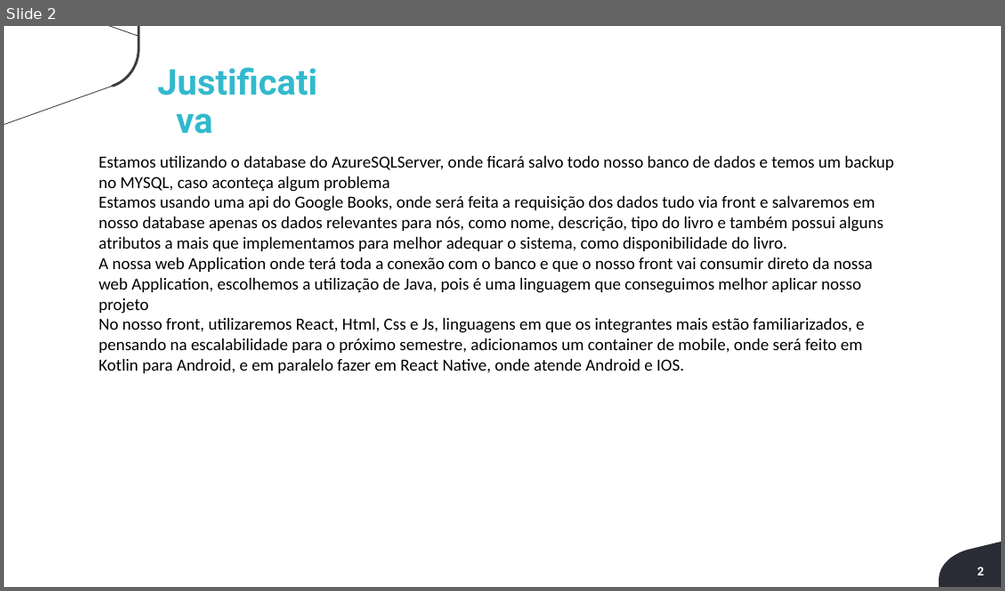
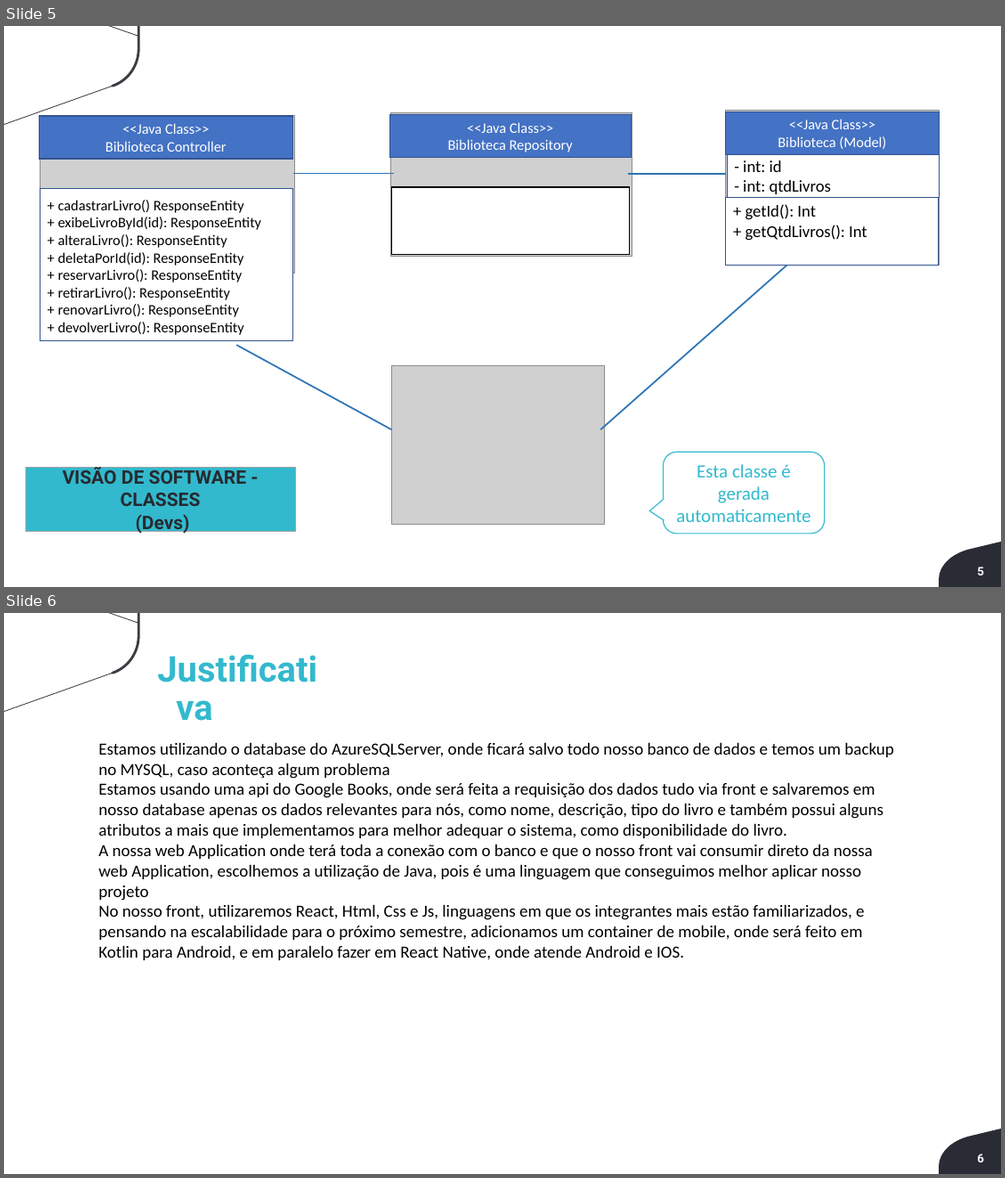
Before and after one commit to Luis-Silva80/grupo05-adsa, a slide deck: Documentação/EngenhariaDeSoftware/Arquitetura/ArquiteturaSoftware.pptx. Shown one above the other, each under a label of ours: slide 2 before the commit, slides 5 and 6 after it. The pictures are 1005x591 and 1005x1178 pixels, drawn with LibreOffice and Linux fonts; fonts in the diff are those of the drawing; grey boxes stand for pictures; background and template pictures are left out. Boxes give left, top, right and bottom in pixels: in the first picture for what was removed or moved away, otherwise in the second. Text is boxed around its words. In the diff, an @@ line names an element or a change of style, - is before the commit and + after.

```diff
--- a/Documentação/EngenhariaDeSoftware/Arquitetura/ArquiteturaSoftware.pptx
+++ b/Documentação/EngenhariaDeSoftware/Arquitetura/ArquiteturaSoftware.pptx
@@ slide 5 added at box(4, 26, 1001, 587), background #FFFFFF; not listed: 2 template elements that a slide beside it also shows @@
@@ rectangle added at box(39, 116, 293, 159), fill #4472C4, outline #325491 1 pt, 14 pt, text #FFFFFF @@
+<<Java Class>>
+Biblioteca Controller
@@ picture added at box(40, 115, 295, 273) @@
@@ text added at box(48, 123, 209, 151), 14 pt, text #FFFFFF, bold @@
+<<Java Class>>
+Biblioteca Controller
@@ picture added at box(390, 112, 632, 257) @@
@@ rectangle added at box(390, 114, 631, 157), fill #4472C4, outline #325491 1 pt, 14 pt, text #FFFFFF @@
+<<Java Class>>
+Biblioteca Repository
@@ picture added at box(726, 110, 938, 265) @@
@@ rectangle added at box(726, 111, 938, 154), fill #4472C4, outline #325491 1 pt, 14 pt, text #FFFFFF @@
+<<Java Class>>
+Biblioteca (Model)
@@ text added at box(732, 119, 875, 149), 14 pt, text #FFFFFF, bold @@
+<<Java Class>>
+Biblioteca (Model)
@@ rectangle added at box(727, 155, 938, 197), fill #FFFFFF, outline #325491 1 pt, 16 pt, text #000000 @@
+- int: id
+- int: qtdLivros
@@ line added from (293, 174) to (394, 174), #2E75B6 1.5 pt @@
@@ line added from (628, 174) to (726, 174), #2E75B6 1.5 pt @@
@@ rectangle added at box(40, 188, 292, 341), fill #FFFFFF, outline #325491 1 pt @@
@@ text added at box(51, 200, 169, 230), 12 pt, text #FFFFFF @@
+Database
+[Container: SQL Server]
@@ text added at box(58, 200, 261, 335), 14 pt, text #000000 @@
++ cadastrarLivro() ResponseEntity
++ exibeLivroById(id): ResponseEntity
++ alteraLivro(): ResponseEntity
++ deletaPorId(id): ResponseEntity
++ reservarLivro(): ResponseEntity
++ retirarLivro(): ResponseEntity
++ renovarLivro(): ResponseEntity
++ devolverLivro(): ResponseEntity
@@ rectangle added at box(391, 187, 629, 255), fill #FFFFFF, outline #000000 1 pt @@
@@ rectangle added at box(726, 197, 938, 265), fill #FFFFFF, outline #325491 1 pt @@
@@ text added at box(745, 204, 867, 240), 16 pt, text #000000 @@
++ getId(): Int
++ getQtdLivros(): Int
@@ line added from (600, 430) to (795, 257), #2E75B6 1.5 pt @@
@@ line added from (236, 345) to (391, 430), #2E75B6 1.5 pt @@
@@ picture added at box(391, 365, 605, 524) @@
@@ rounded speech box added at box(663, 451, 825, 533), outline #32B9CD 1 pt, 18 pt, text #32B9CD @@
+Esta classe é gerada automaticamente
@@ rectangle added at box(25, 467, 295, 532), fill #32B9CD, outline #A5A5A5 0.5 pt, 18 pt, text #272A30, bold @@
+VISÃO DE SOFTWARE - CLASSES
+(Devs)
@@ page number added at box(977, 566, 984, 575), 11.4 pt, text #FFFFFF, bold @@
+5
@@ what was slide 2 is now slide 6 @@
@@ page number at box(977, 1153, 984, 1162): text changed @@
-2
+6
```
Also in this commit, not shown: 1 slide changed, 3 other slides added.
